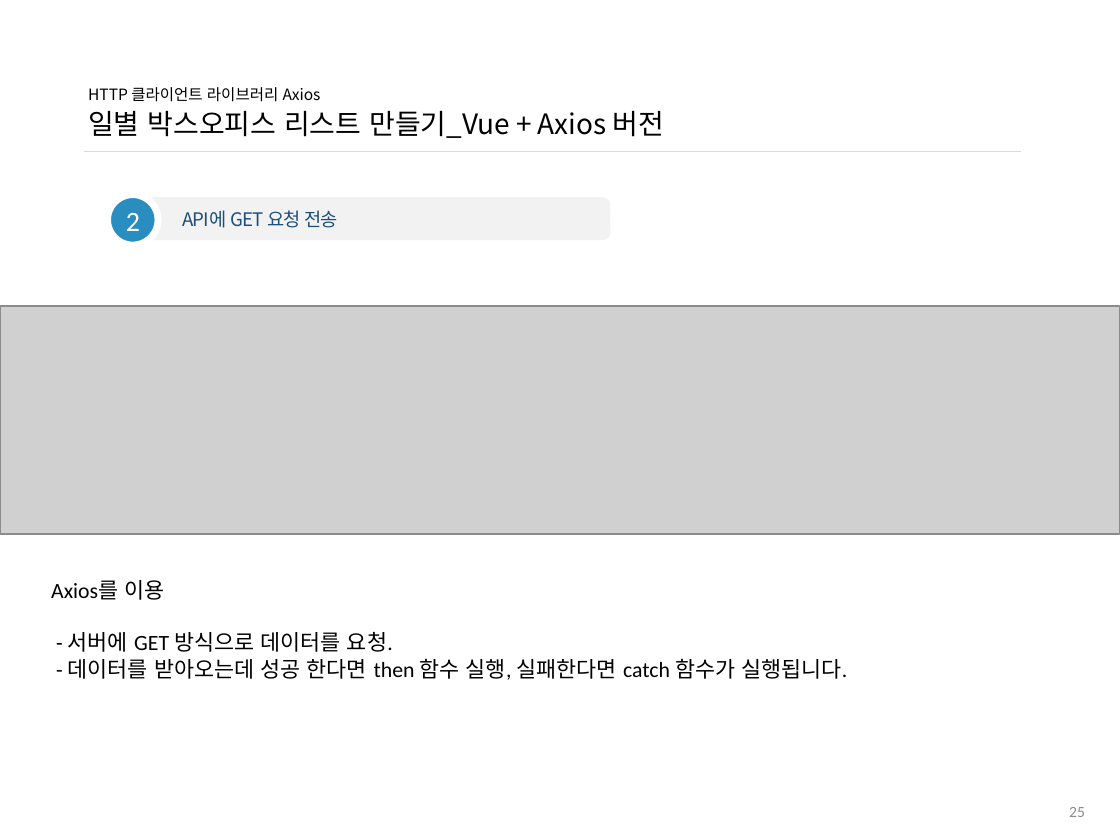
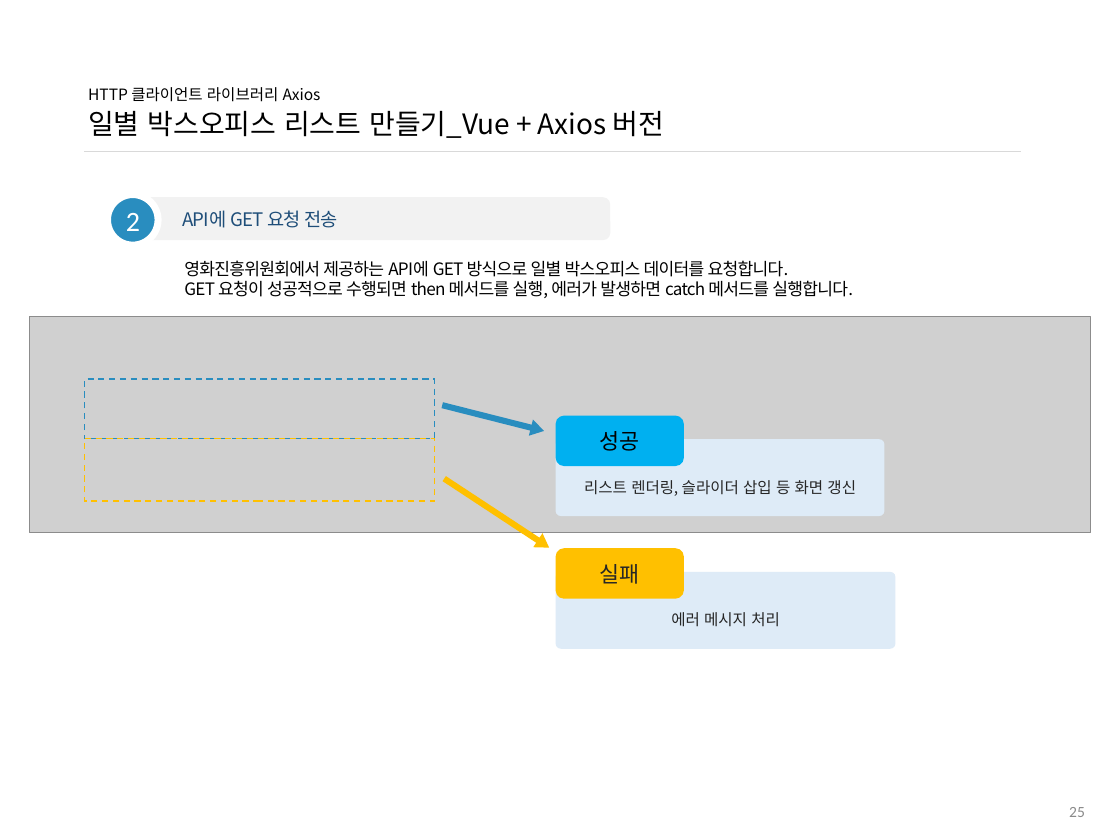
Before and after one commit to ddowon/vueStudy, a slide deck: slide 26 of 01.참고자료/191104_HTTP 클라이언트 라이브러리 Axios.pptx. Drawn at 1120x840 pixels with LibreOffice and Linux fonts; fonts in the diff are those of the drawing; grey boxes stand for pictures; background and template pictures are left out. Boxes give left, top, right and bottom in pixels: in the first picture for what was removed or moved away, otherwise in the second. Text is boxed around its words. In the diff, an @@ line names an element or a change of style, - is before the commit and + after.

Commit message:
[과제피드백] 도원님 Axios 스터디 자료 업데이트

```diff
--- a/01.참고자료/191104_HTTP 클라이언트 라이브러리 Axios.pptx
+++ b/01.참고자료/191104_HTTP 클라이언트 라이브러리 Axios.pptx
@@ text added at (184, 260, 853, 298), 11 pt, text #000000 @@
+영화진흥위원회에서 제공하는 API에 GET 방식으로 일별 박스오피스 데이터를 요청합니다.
+GET 요청이 성공적으로 수행되면 then 메서드를 실행, 에러가 발생하면 catch 메서드를 실행합니다.
@@ picture: place and size @@
-picture at (0, 306, 1120, 534)
+picture at (29, 317, 1090, 533)
@@ rectangle added at (84, 379, 435, 438), outline #298DBF 1 pt dashed @@
@@ down arrow added at (440, 397, 546, 439), fill #298DBF @@
@@ rounded rectangle added at (556, 416, 684, 466), fill #00B0F0, 14 pt, text #000000 @@
+성공
@@ rectangle added at (84, 439, 435, 502), outline #FFC000 1 pt dashed @@
@@ rounded rectangle added at (556, 439, 885, 516), fill #DEEBF7, 10 pt, text #262626 @@
+리스트 렌더링, 슬라이더 삽입 등 화면 갱신
@@ down arrow added at (440, 472, 554, 554), fill #FFC000 @@
@@ rounded rectangle added at (556, 549, 684, 599), fill #FFC000, 14 pt, text #262626 @@
+실패
@@ text removed at (51, 580, 847, 680) @@
-Axios를 이용
-- 서버에 GET 방식으로 데이터를 요청.
-- 데이터를 받아오는데 성공 한다면 then 함수 실행, 실패한다면 catch 함수가 실행됩니다.
@@ rounded rectangle added at (556, 572, 895, 650), fill #DEEBF7, 10 pt, text #262626 @@
+에러 메시지 처리
```
Also in this commit, not shown: 8 other slides changed.
